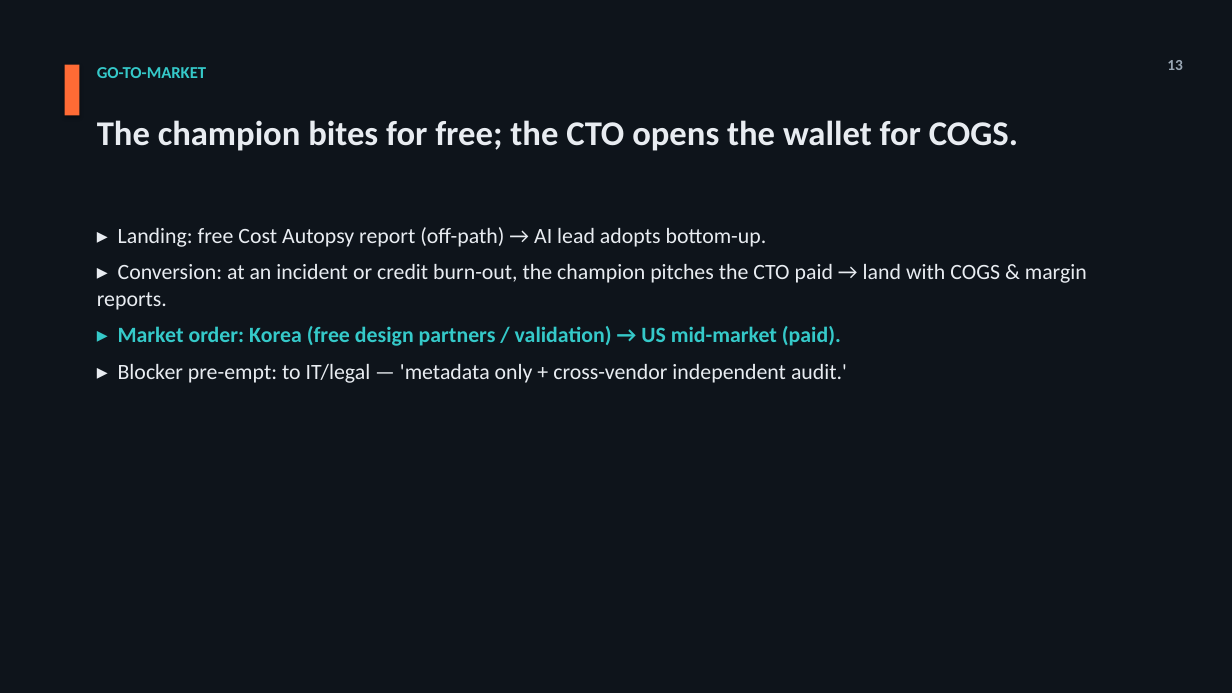
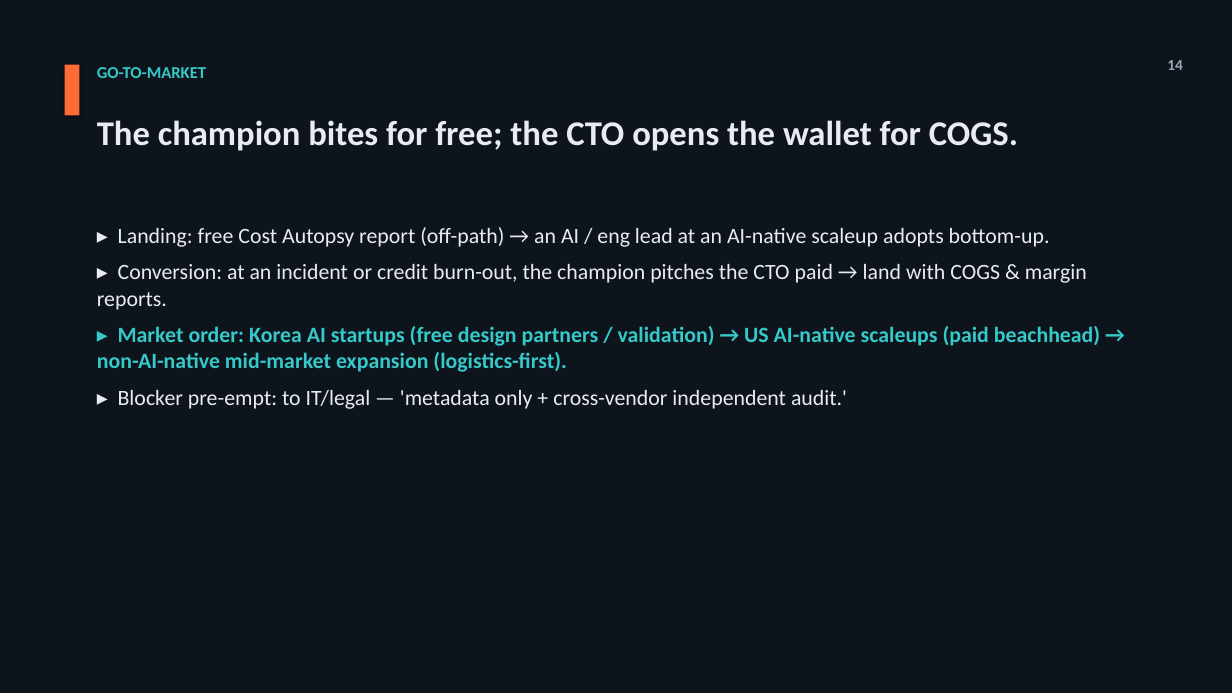
Before and after one commit to jmormalik/WTIA_AI_Cost_Gov, a slide deck: slide 14 of deliverables/Pitch_Deck_VersionB_Hero-Hybrid_EN.pptx (slide 13 before the commit). Drawn at 1232x693 pixels with LibreOffice and Linux fonts; fonts in the diff are those of the drawing. Boxes give left, top, right and bottom in pixels: in the first picture for what was removed or moved away, otherwise in the second. Text is boxed around its words. In the diff, an @@ line names an element or a change of style, - is before the commit and + after.

Commit message:
ICP 3차 = A 주도 블렌드 확정 + 덱·전 문서 정렬
핵심: 순수 2차(비 AI-native 단독) 전환을 supersede하고 A 주도 블렌드 채택 —
비치헤드(지금 유료)=AI-native 스케일업, 확장 물결=비 AI-native 중견기업.
기각 근거 3중: (1) 새 세그먼트 증거 0 (2) 2인팀 도달성 (3) 제품 정합성 균열
(비 AI-native가 벤더 SaaS만 쓰면 실행 경로 미소유 → 실행 전 통제층 미적용).

- 덱 생성기(scripts/build_decks.py): 애초에 7/31 이후 2차 재설정 미반영이던
  [8] Customer·[9] Market(차트 하드코딩 수치 포함)·[14] GTM을 발견·봉합 후,
  다시 A-주도 블렌드 서사로 재작성. 덱 A·B 재생성(각 17장, 오프캔버스 0).
- 아웃라인(Pitch/피치덱-통합-아웃라인.md): 신규 Feature Comparison 슬라이드
  반영 17장 리넘버([11] 신설, [11~16]→[12~17]) + Q&A 백업표 블렌드 답 +
  제품명 Kyber 확정 반영.
- 전략 문서 전파: ICP.md(§1을 1A 비치헤드/1B 확장 구조로 + anti-ICP가
  AI-native를 배제하던 자기모순 수정), Solution/포지셔닝-재설정.md(§① + Q&A
  반론 2개), Market/니치-시장-분석.md(운송·물류를 확장 니치로 맥락화).
- Buyer Persona 2종: 비치헤드(01=AI-native CTO / 02=AI·ML 엔지니어링 리드=라이너
  페르소나) 복원 + 확장(01=비 AI-native IT Director / 02=AI-ops 리드) 유지.
- _START_HERE.md §1·§5·§7 기록. 잔여: 후보 리스트 비 AI-native 섹션(덱 외).

```diff
--- a/deliverables/Pitch_Deck_VersionB_Hero-Hybrid_EN.pptx
+++ b/deliverables/Pitch_Deck_VersionB_Hero-Hybrid_EN.pptx
@@ text at (1167, 60, 1183, 70): text changed @@
-13
+14
@@ text at (118, 227, 1050, 247): text changed @@
-▸ Landing: free Cost Autopsy report (off-path) → AI lead adopts bottom-up.
+▸ Landing: free Cost Autopsy report (off-path) → an AI / eng lead at an AI-native scaleup adopts bottom-up.
@@ text at (97, 326, 1100, 372): text changed @@
-▸ Market order: Korea (free design partners / validation) → US mid-market (paid).
+▸ Market order: Korea AI startups (free design partners / validation) → US AI-native scaleups (paid beachhead) → non-AI-native mid-market expansion (logistics-first).
```
Also in this commit, not shown: 7 other slides changed, 1 slide added, 9 other files.
